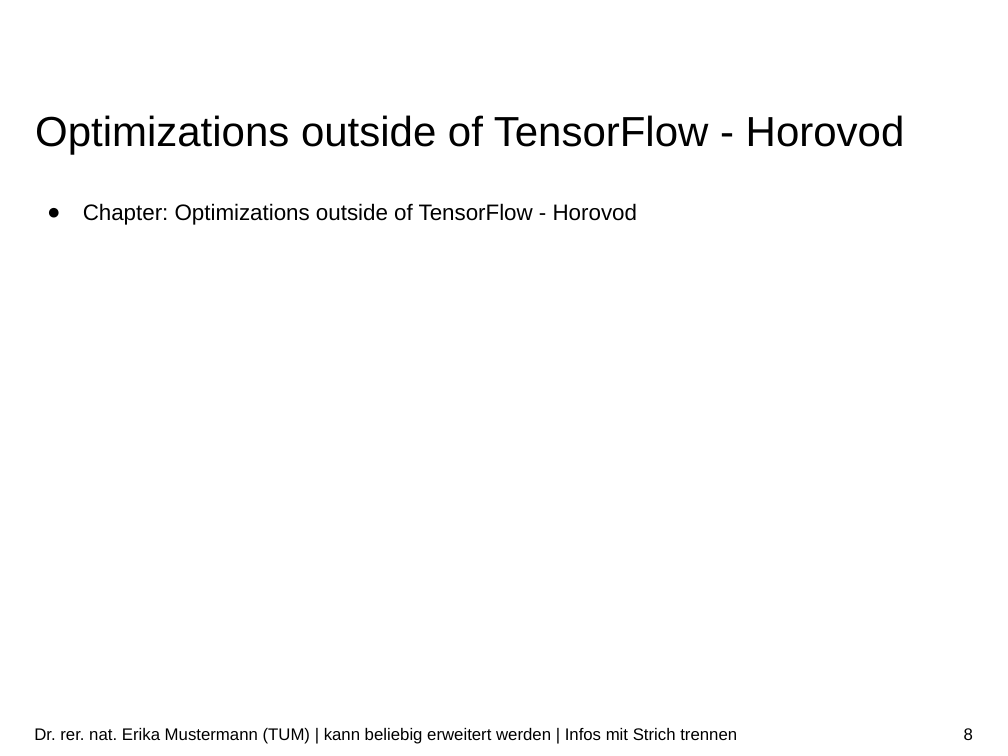
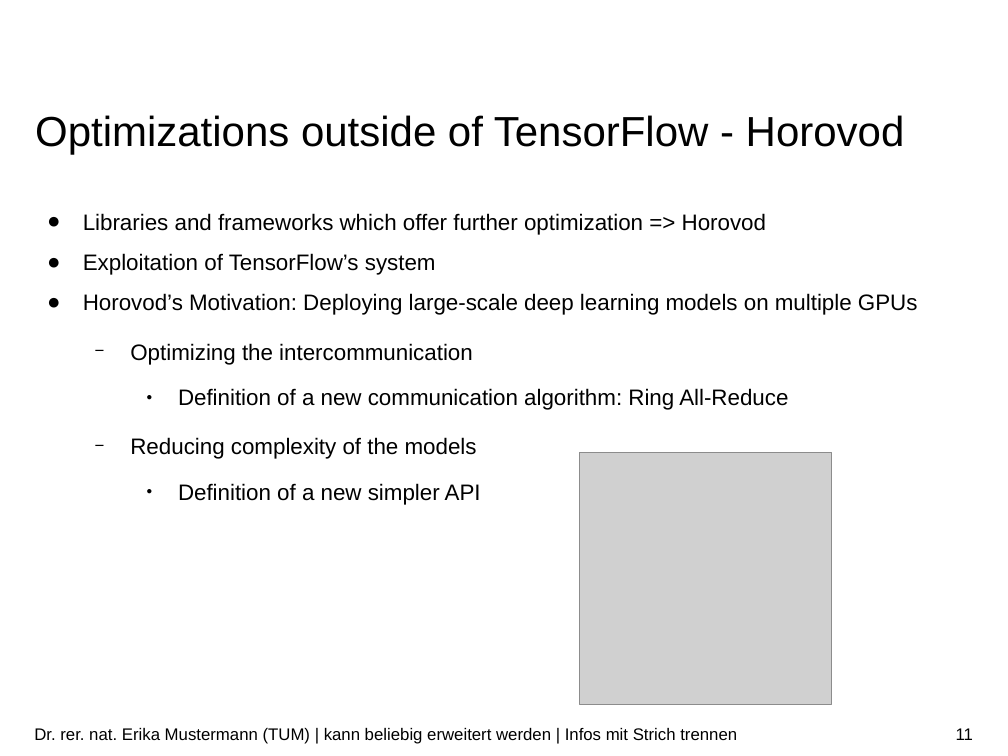
Before and after one commit to ekm01/EPHPC, a slide deck: slide 11 of Presentation/EPHPC_Presentation.odp (slide 8 before the commit). Drawn at 1008x756 pixels with LibreOffice and Linux fonts; fonts in the diff are those of the drawing; grey boxes stand for pictures; background and template pictures are left out. Boxes give left, top, right and bottom in pixels: in the first picture for what was removed or moved away, otherwise in the second. Text is boxed around its words. In the diff, an @@ line names an element or a change of style, - is before the commit and + after.

Commit message:
final version of the presentation

```diff
--- a/Presentation/EPHPC_Presentation.odp
+++ b/Presentation/EPHPC_Presentation.odp
@@ text at (x1=83, y1=213, x2=918, y2=505): text changed @@
-● Chapter: Optimizations outside of TensorFlow - Horovod
+● Libraries and frameworks which offer further optimization => Horovod
+● Exploitation of TensorFlow’s system
+● Horovod’s Motivation: Deploying large-scale deep learning models on multiple GPUs
+  − Optimizing the intercommunication
+    ● Definition of a new communication algorithm: Ring All-Reduce
+  − Reducing complexity of the models
+    ● Definition of a new simpler API
@@ picture added at (x1=580, y1=453, x2=832, y2=705) @@
@@ page number at (x1=956, y1=728, x2=973, y2=740): text changed @@
-8
+11
```
Also in this commit, not shown: 4 other slides changed, 4 slides added, 4 other files.
